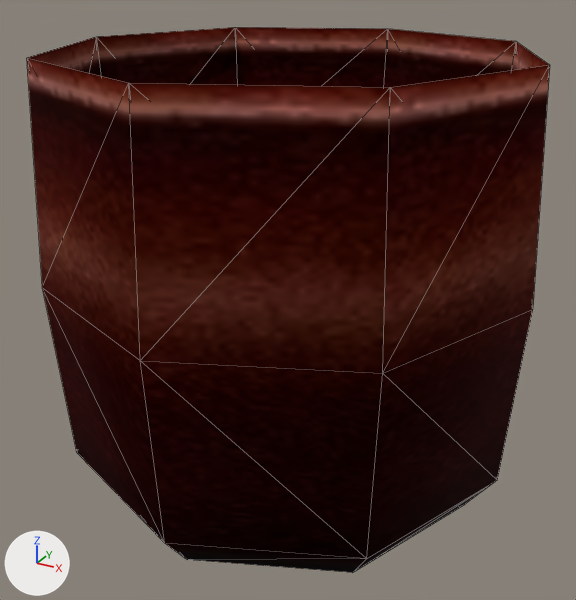
A saved change to the glTF model assets/models/ITMI_PITCH.glb.
The view is the same before and after, from a 50 mm lens placed at (0.176, -0.329, 0.133), pointed at (0.001, -0.011, -0.026). Arrows for +X, +Y and +Z are at lower left; the lights stay in place. Mesh edges are drawn as thin lines. Vertices at the same position are counted once.
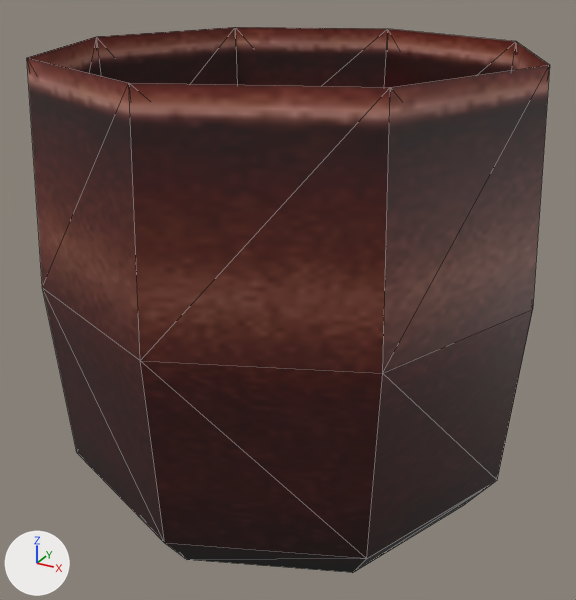
Pixel boxes [x1, y1, x2, y2] of what changed, in the pictures (576 x 600 px; the box of a moved part takes in the faces that stretch with it):
'Mesh', surface changed (red to brown)
    both: [27, 27, 550, 573]
part 1 of me_mesh, moved or reshaped
    both: [27, 27, 549, 87]

What changed in the scene script:
```text
Add img_it_food_01_1:
    img_it_food_01_1 = load_image('It_Food_01', '_unpacked/It_Food_01', 512, 512, 'sRGB')
Change mat_it_food_01:
    mat_it_food_01.metallic: 1.0 -> 0.0
    mat_it_food_01.roughness: 1.0 -> 0.5
    mat_it_food_01.texture: img_it_food_01 -> img_it_food_01_1
Change me_mesh:
    where me_mesh.from_pydata(...)  # 48 vertices, 76 faces; spans x -0.118..0.118, y -0.123..0.113, z -0.119..0.093
    used by ob_mesh; location = (0.0, 0.0, 0.0)
    me_mesh part 1
    22 faces are deleted
    6 new faces join them, mat_itmisc_01 (picture img_itmisc_01_1)
    16 new faces join them, mat_it_food_01 (picture img_it_food_01_1)
    me_mesh part 2: the surface is now shaded flat
```
